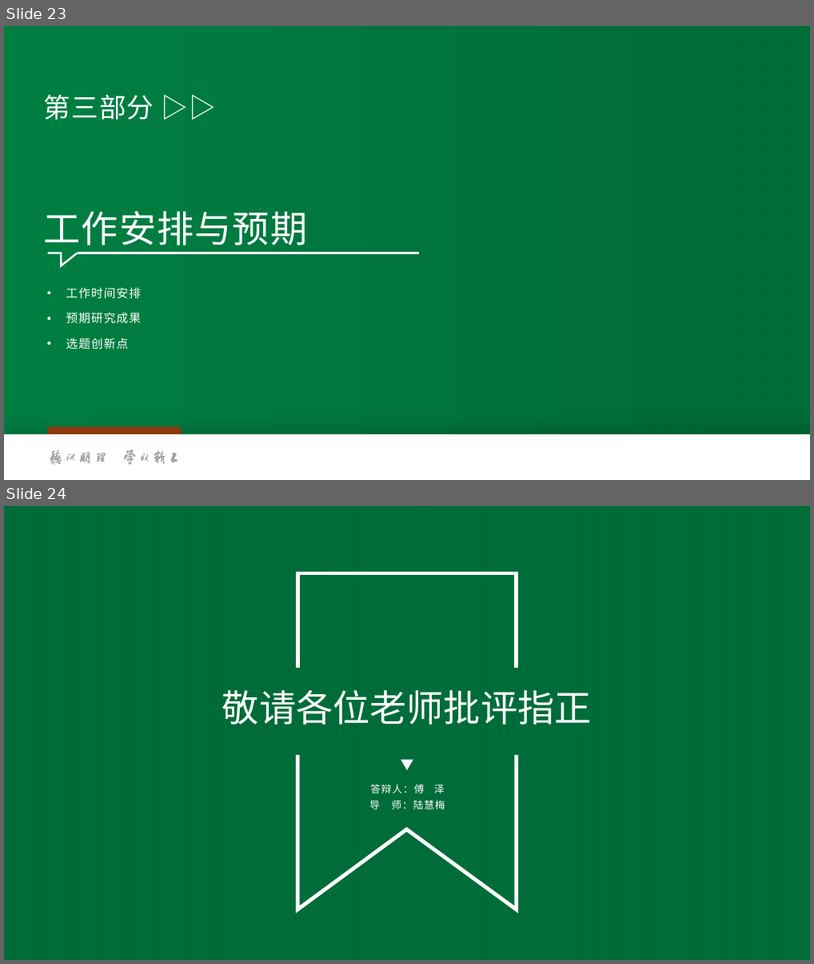
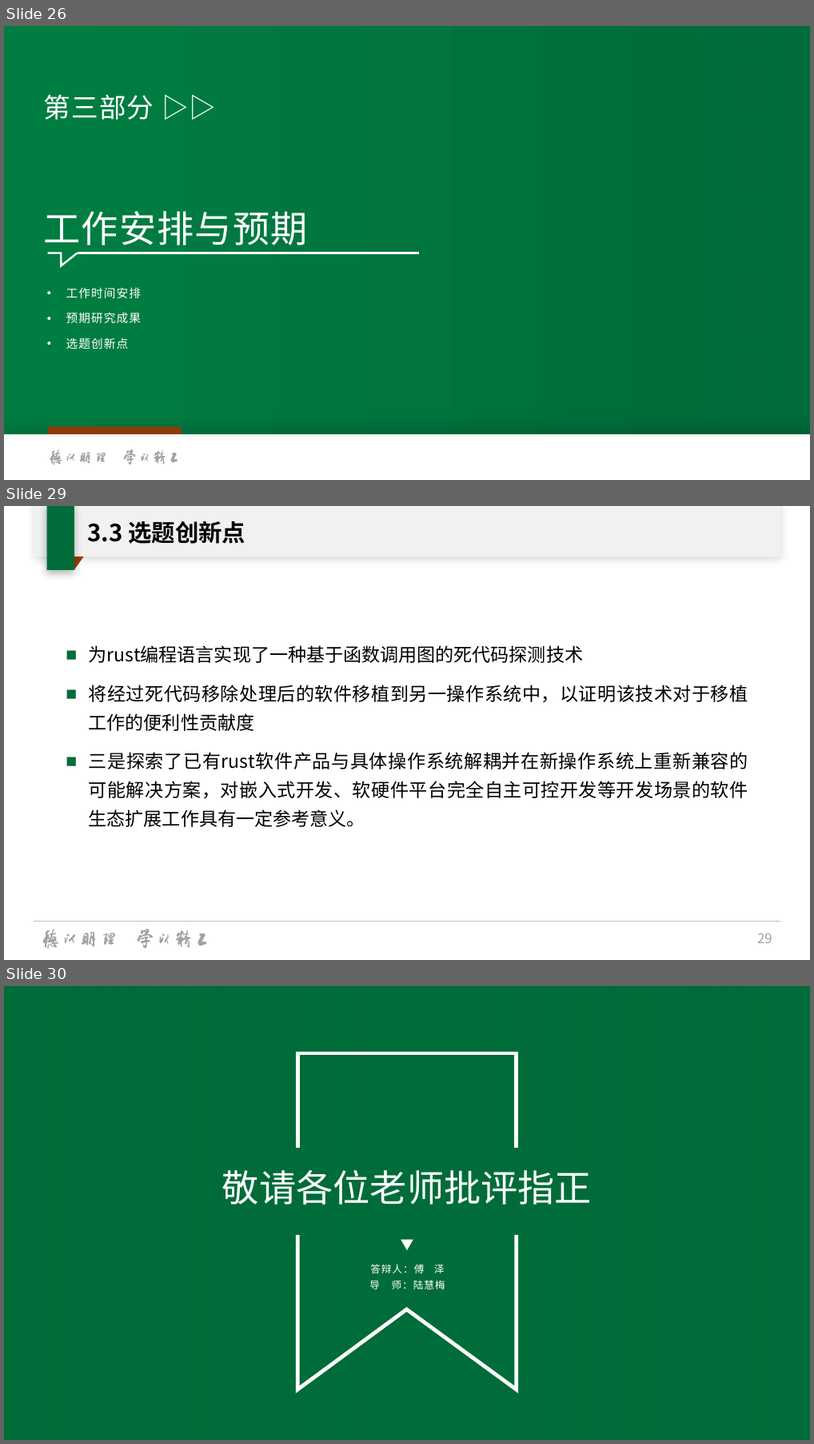
Before and after one commit to oscourse-tsinghua/openingreport-fze2023, a slide deck: slide.pptx. Shown one above the other, each under a label of ours: slides 23 and 24 before the commit, slides 26, 29 and 30 after it; the slides between them are not shown. The pictures are 814x964 and 814x1444 pixels, drawn with LibreOffice and Linux fonts; fonts in the diff are those of the drawing; background and template pictures are left out. Boxes give left, top, right and bottom in pixels: in the first picture for what was removed or moved away, otherwise in the second. Text is boxed around its words. In the diff, an @@ line names an element or a change of style, - is before the commit and + after.

Commit message:
完成所有PPT内容的制作。

```diff
--- a/slide.pptx
+++ b/slide.pptx
@@ slide 29 added at <box>4,506,810,960</box>, background #FFFFFF @@
@@ rectangle added at <box>33,506,781,557</box>, fill #FFFFFF @@
@@ rectangle added at <box>33,506,781,556</box>, fill #A2A2A2 at 15% opacity @@
@@ rectangle added at <box>47,506,74,570</box>, fill #006C39 @@
@@ title added at <box>88,521,246,544</box>, 28 pt, text #000000, bold @@
+3.3 选题创新点
@@ parallelogram added at <box>47,538,97,570</box>, fill #A13F0B @@
@@ text added at <box>89,645,749,827</box>, 22 pt, text #000000 @@
+■ 为rust编程语言实现了一种基于函数调用图的死代码探测技术
+■ 将经过死代码移除处理后的软件移植到另一操作系统中，以证明该技术对于移植工作的便利性贡献度
+■ 三是探索了已有rust软件产品与具体操作系统解耦并在新操作系统上重新兼容的可能解决方案，对嵌入式开发、软硬件平台完全自主可控开发等开发场景的软件生态扩展工作具有一定参考意义。
@@ line added from (33, 920) to (782, 920), #BFBFBF 0.5 pt @@
@@ group added at <box>42,928,207,948</box>: 16 freeform shapes @@
@@ page number added at <box>758,932,773,943</box>, 16 pt, text #A2A2A2 @@
+29
@@ what was slide 23 is now slide 26 @@
@@ what was slide 24 is now slide 30 @@
```
Also in this commit, not shown: 5 slides changed, 5 other slides added.
